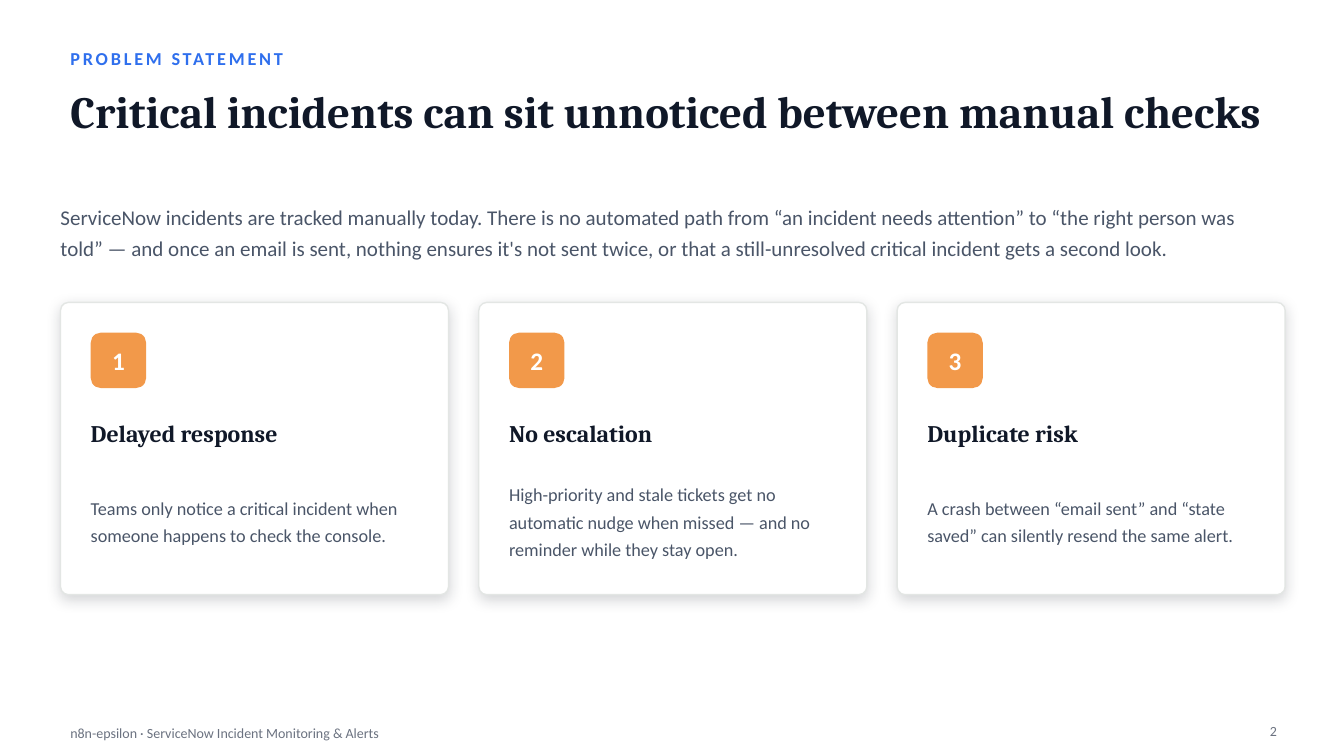
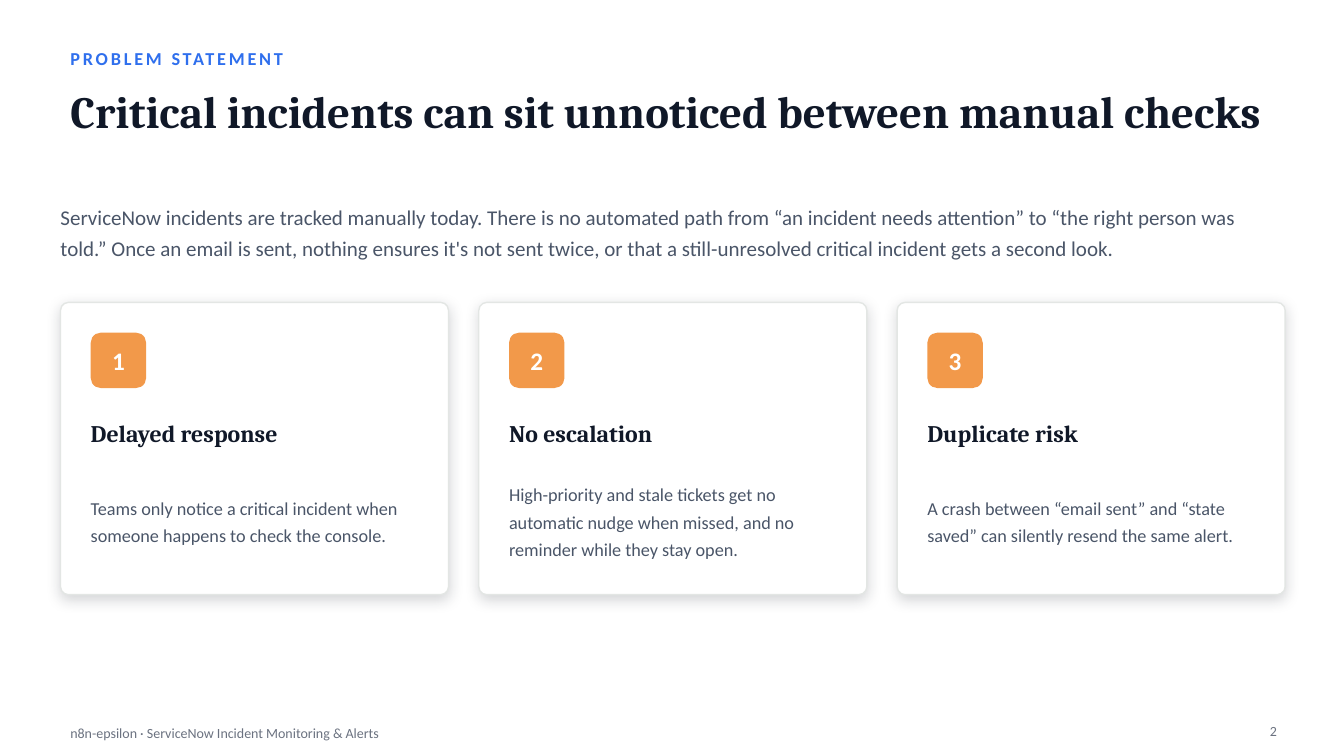
Before and after one commit to Chethan616/n8n-epsilon, a slide deck: slide 2 of n8n-epsilon-detailed.pptx. Drawn at 1344x756 pixels with LibreOffice and Linux fonts; fonts in the diff are those of the drawing. Boxes give left, top, right and bottom in pixels: in the first picture for what was removed or moved away, otherwise in the second. Text is boxed around its words. In the diff, an @@ line names an element or a change of style, - is before the commit and + after.

```diff
--- a/n8n-epsilon-detailed.pptx
+++ b/n8n-epsilon-detailed.pptx
@@ text at (60, 210, 1234, 260): text changed @@
-ServiceNow incidents are tracked manually today. There is no automated path from “an incident needs attention” to “the right person was told” — and once an email is sent, nothing ensures it's not sent twice, or that a still-unresolved critical incident gets a second look.
+ServiceNow incidents are tracked manually today. There is no automated path from “an incident needs attention” to “the right person was told.” Once an email is sent, nothing ensures it's not sent twice, or that a still-unresolved critical incident gets a second look.
@@ text at (509, 488, 794, 559): text changed @@
-High-priority and stale tickets get no automatic nudge when missed — and no reminder while they stay open.
+High-priority and stale tickets get no automatic nudge when missed, and no reminder while they stay open.
```
Also in this commit, not shown: 13 other slides changed, 1 slide added, 2 slides removed.
